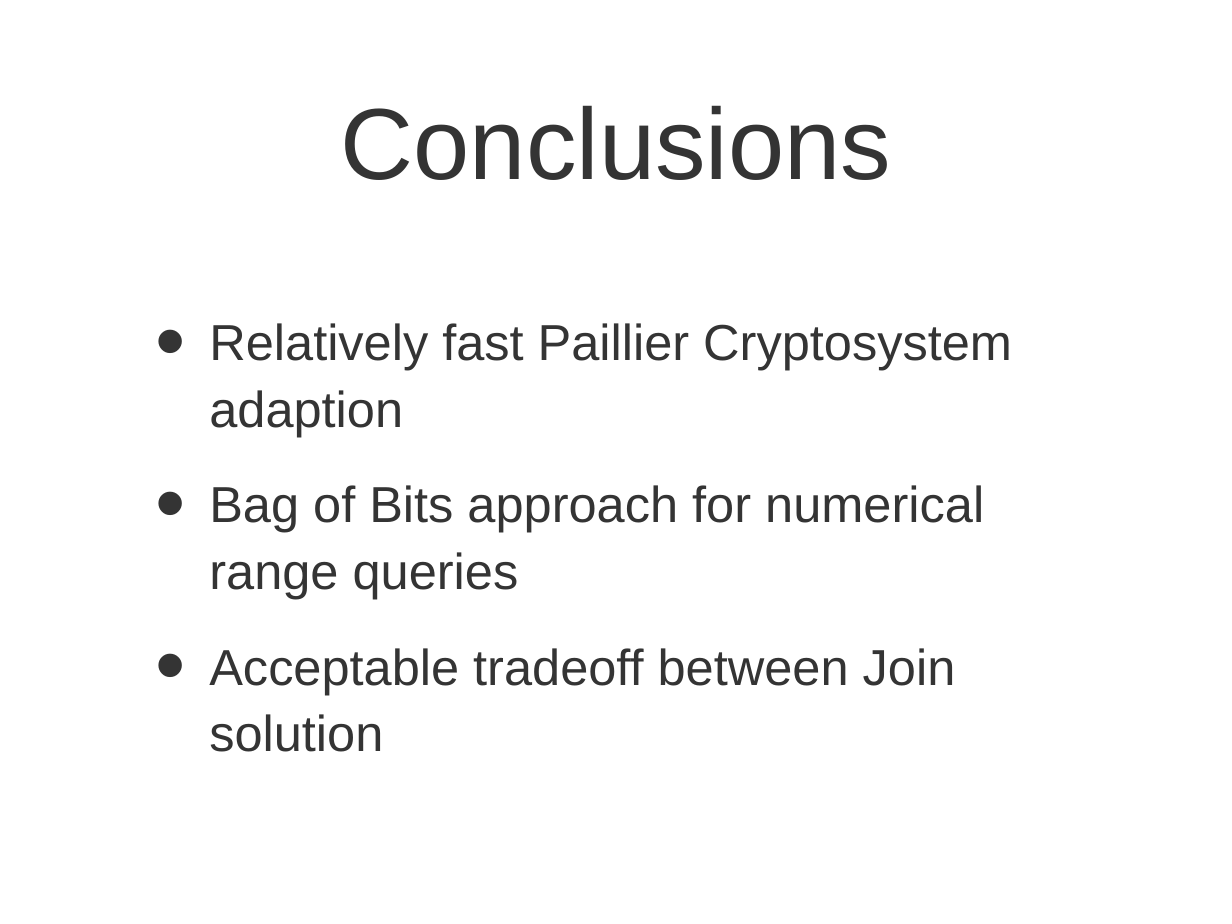
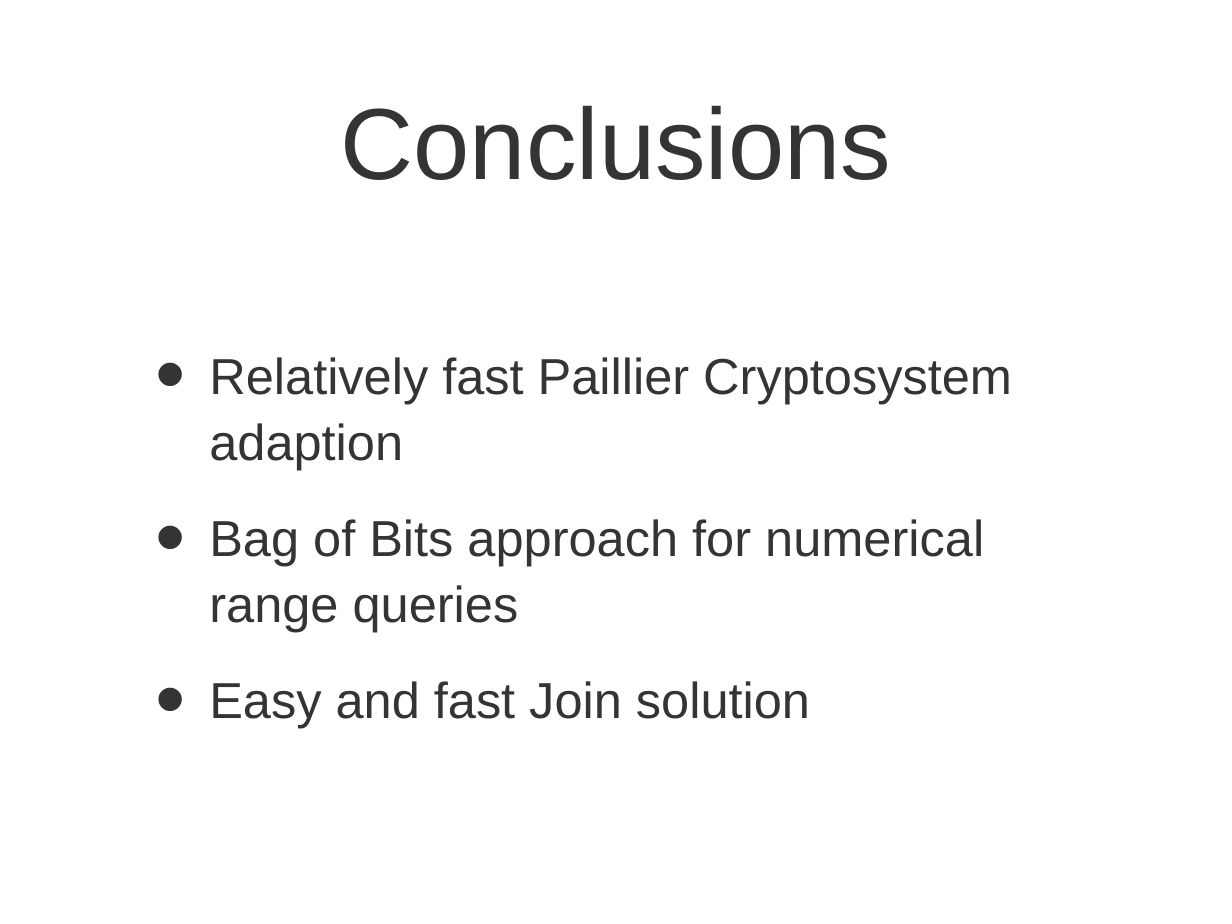
Before and after one commit to rexos/rexos.github.io, a slide deck: slide 21 of presentation.ppt (slide 20 before the commit). Drawn at 1232x924 pixels with LibreOffice and Linux fonts; fonts in the diff are those of the drawing. Boxes give left, top, right and bottom in pixels: in the first picture for what was removed or moved away, otherwise in the second. Text is boxed around its words. In the diff, an @@ line names an element or a change of style, - is before the commit and + after.

```diff
--- a/presentation.ppt
+++ b/presentation.ppt
@@ text at [209, 681, 810, 728]: text changed @@
-• Acceptable tradeoff between Join solution
+• Easy and fast Join solution
```
Also in this commit, not shown: 7 other slides changed, 3 slides added, 2 slides removed.
